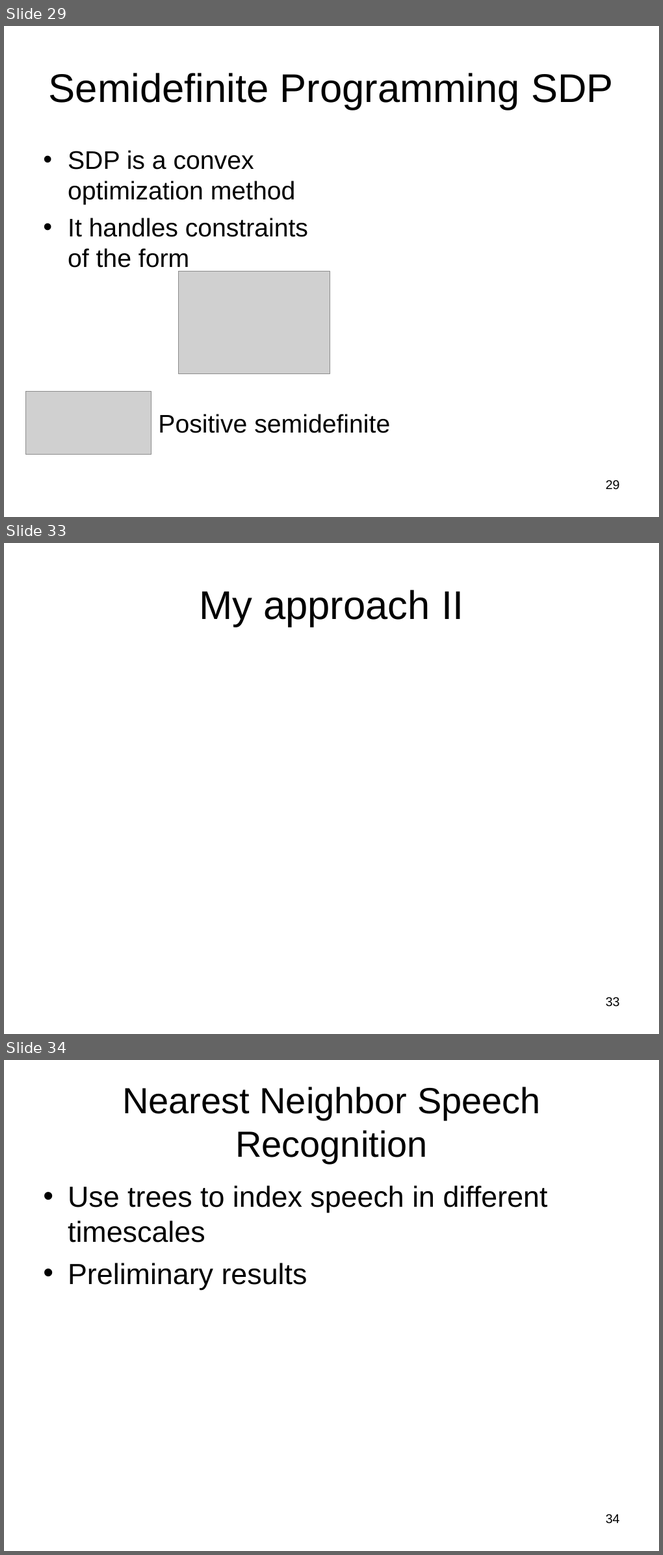
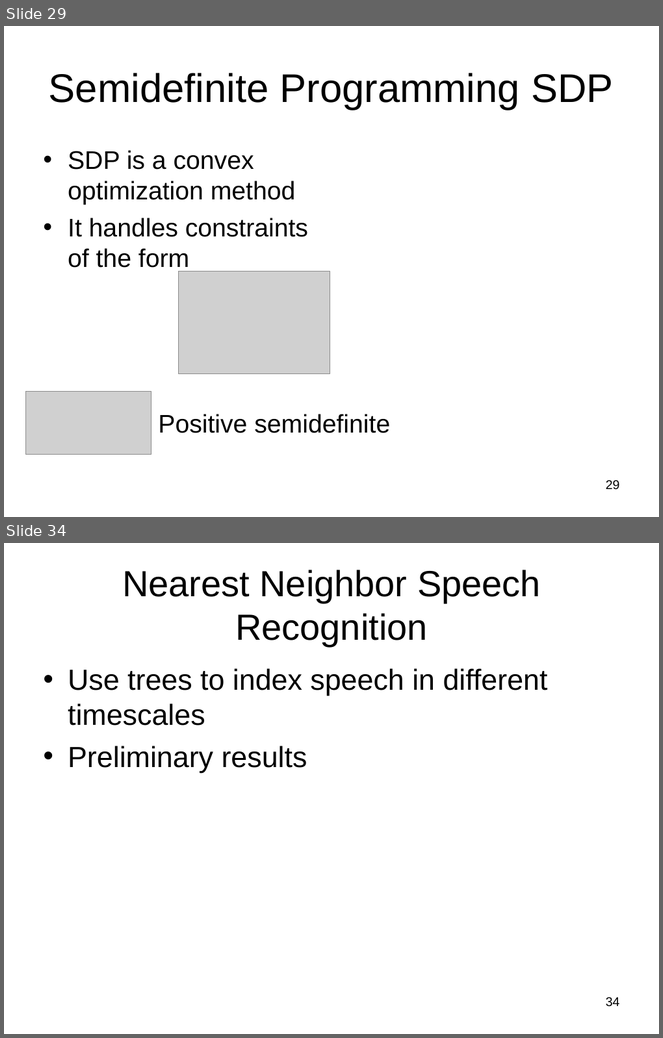
Before and after one commit to subailong/mlpack, a slide deck: fastlib/u/nvasil/docs/proposal/proposal.ppt. Shown one above the other, each under a label of ours: slides 29, 33 and 34 before the commit, slides 29 and 34 after it; the slides between them are not shown. The pictures are 663x1555 and 663x1038 pixels, drawn with LibreOffice and Linux fonts; fonts in the diff are those of the drawing; grey boxes stand for pictures. Boxes give left, top, right and bottom in pixels: in the first picture for what was removed or moved away, otherwise in the second. Text is boxed around its words. In the diff, an @@ line names an element or a change of style, - is before the commit and + after.

```diff
--- a/fastlib/u/nvasil/docs/proposal/proposal.ppt
+++ b/fastlib/u/nvasil/docs/proposal/proposal.ppt
@@ slide 33 removed at (4,543,659,1034), background #FFFFFF @@
@@ title removed at (199,590,464,627) @@
-My approach II
@@ page number removed at (606,997,620,1007) @@
-33
```
Also in this commit, not shown: 3 slides changed, 2 slides added, 1 other slide removed.
